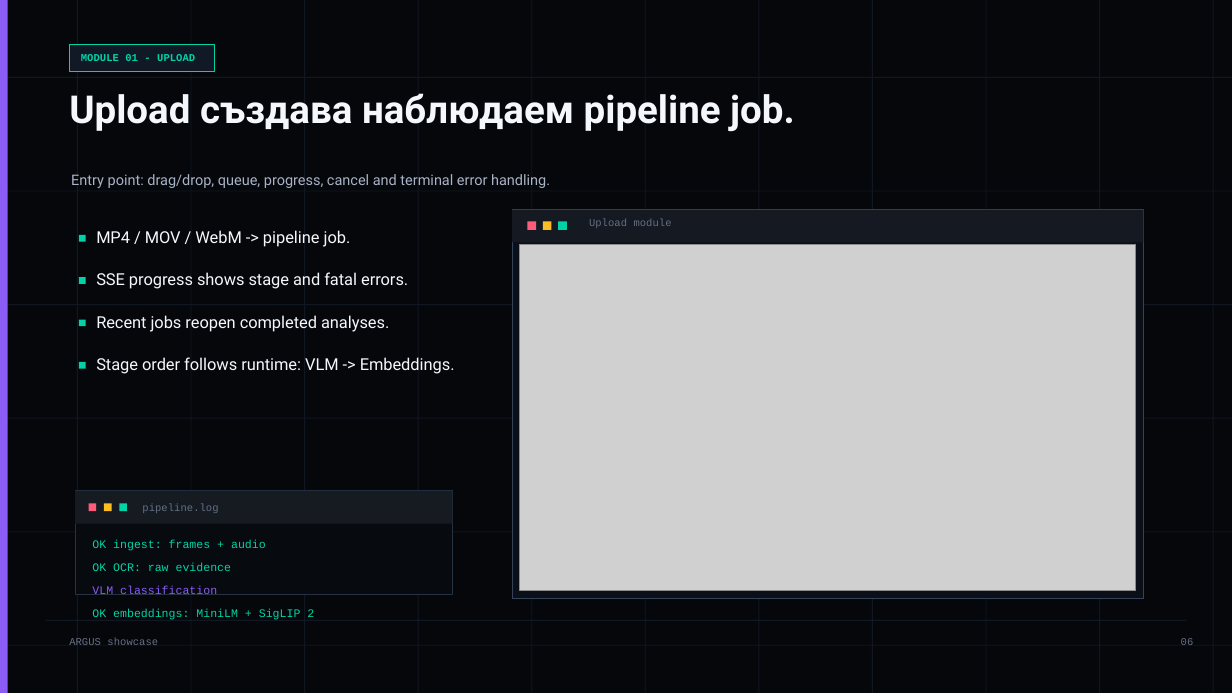
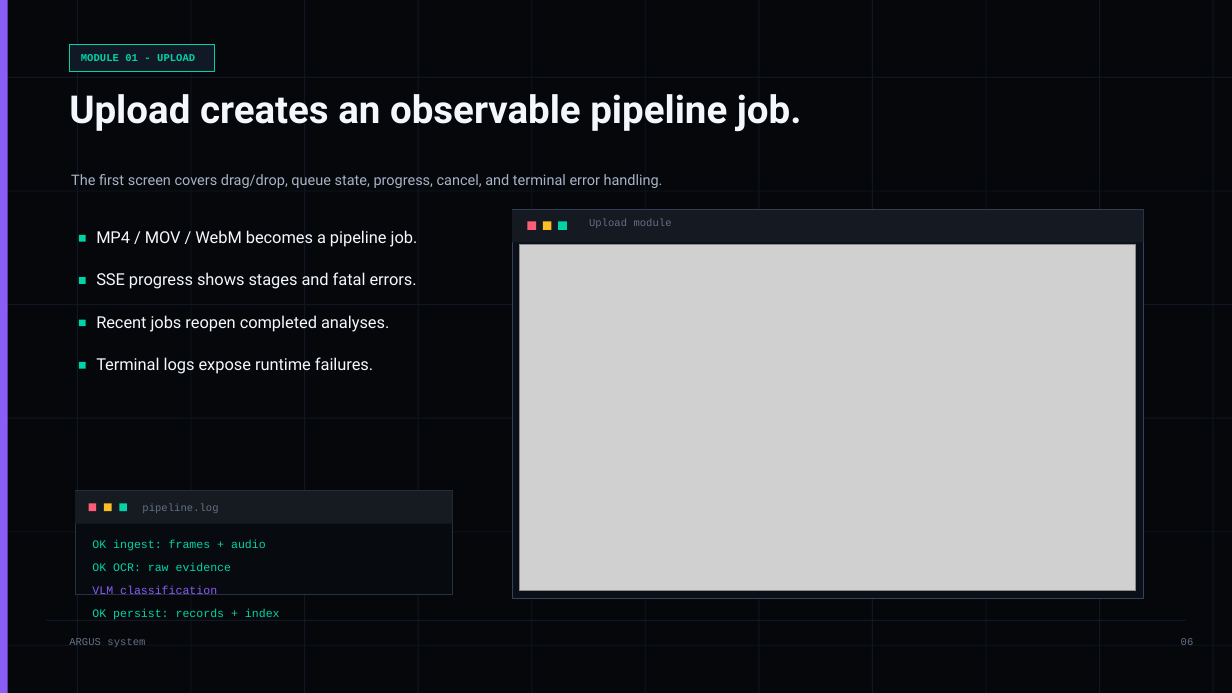
Before and after one commit to LordLoras/ARGUS_vlm, a slide deck: slide 6 of output/argus-showcase-bg.pptx. Drawn at 1232x693 pixels with LibreOffice and Linux fonts; fonts in the diff are those of the drawing; grey boxes stand for pictures. Boxes give left, top, right and bottom in pixels: in the first picture for what was removed or moved away, otherwise in the second. Text is boxed around its words. In the diff, an @@ line names an element or a change of style, - is before the commit and + after.

Commit message:
Revise ARGUS presentation in English

```diff
--- a/output/argus-showcase-bg.pptx
+++ b/output/argus-showcase-bg.pptx
@@ text at [69, 94, 802, 132]: text changed @@
-Upload създава наблюдаем pipeline job.
+Upload creates an observable pipeline job.
@@ text at [71, 174, 663, 188]: text changed @@
-Entry point: drag/drop, queue, progress, cancel and terminal error handling.
+The first screen covers drag/drop, queue state, progress, cancel, and terminal error handling.
@@ text at [96, 230, 418, 247]: text changed @@
-MP4 / MOV / WebM -> pipeline job.
+MP4 / MOV / WebM becomes a pipeline job.
@@ text at [96, 272, 417, 289]: text changed @@
-SSE progress shows stage and fatal errors.
+SSE progress shows stages and fatal errors.
@@ text at [96, 357, 373, 374]: text changed @@
-Stage order follows runtime: VLM -> Embeddings.
+Terminal logs expose runtime failures.
@@ text at [92, 609, 280, 620]: text changed @@
-OK embeddings: MiniLM + SigLIP 2
+OK persist: records + index
@@ text at [69, 638, 145, 647]: text changed @@
-ARGUS showcase
+ARGUS system
```
Also in this commit, not shown: 10 other slides changed, 1 slide added, 2 slides removed, 2 other files.
